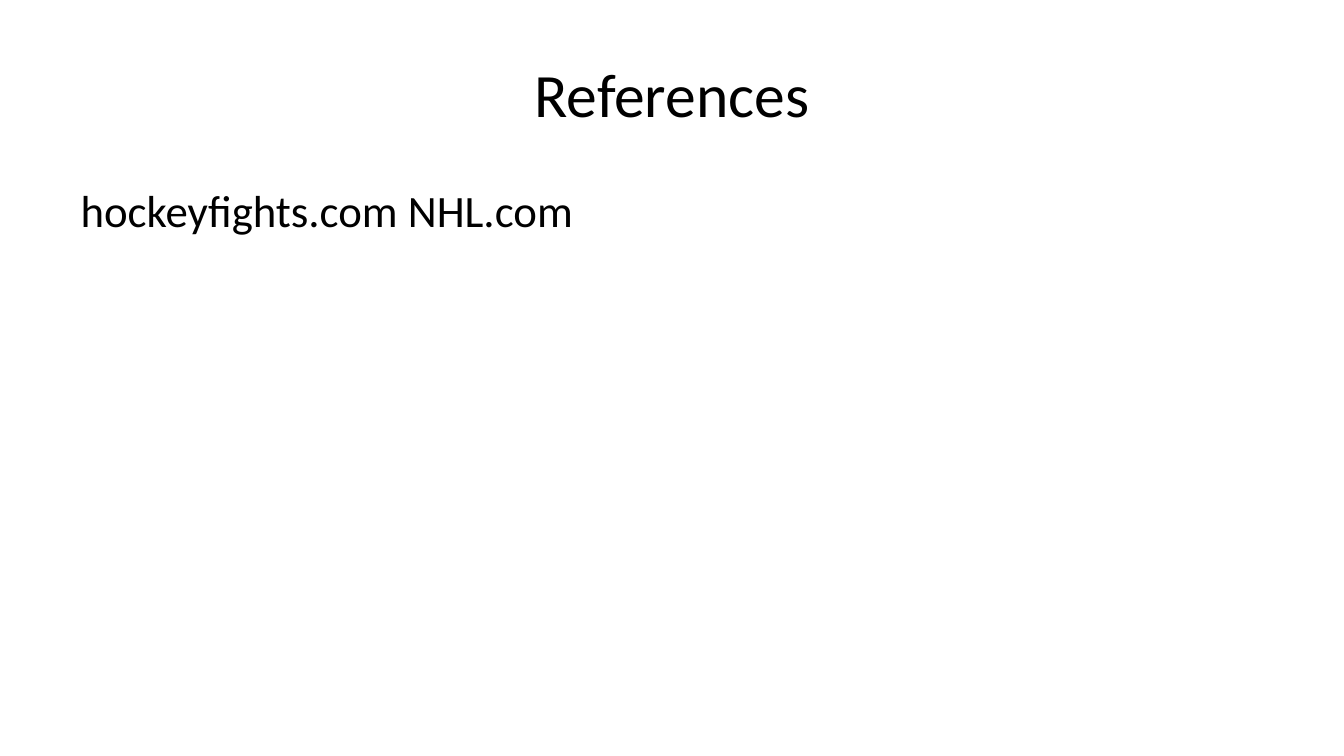
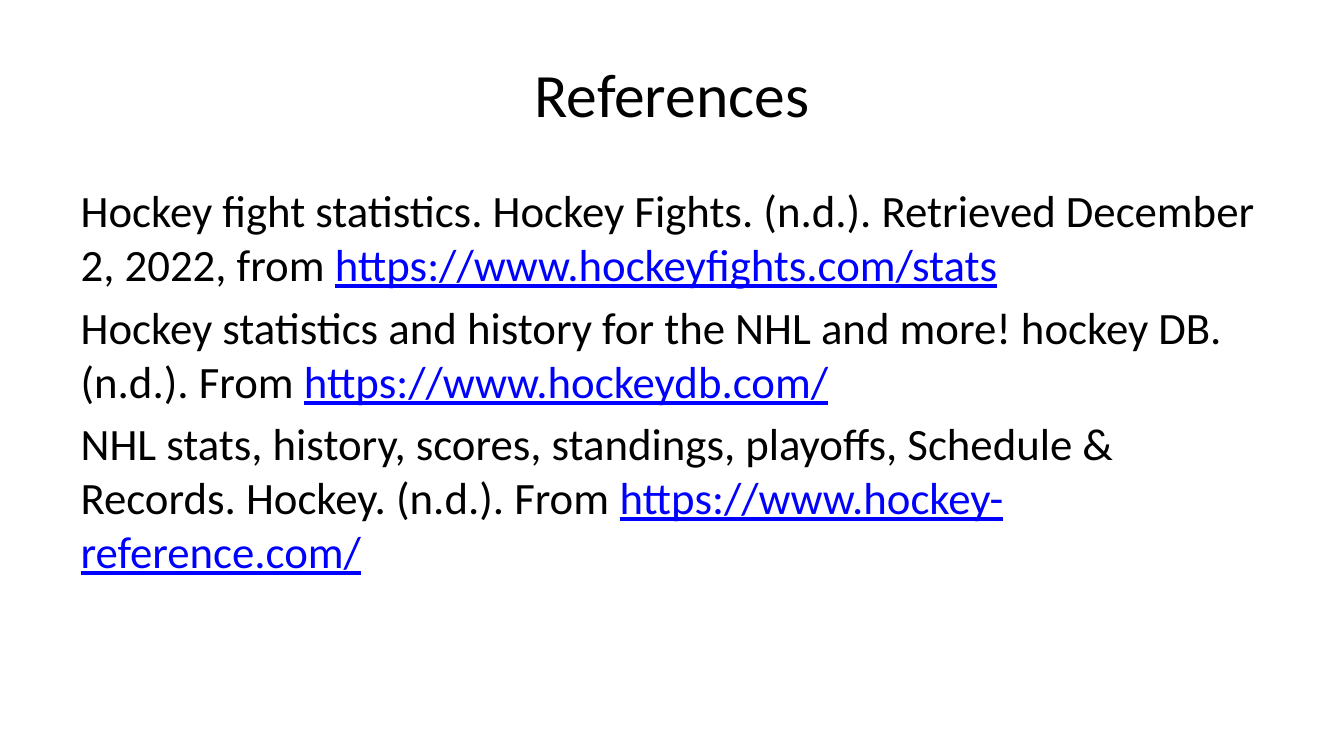
Before and after one commit to jason-nero/project-1, a slide deck: slide 13 of TermProject_Presentationv3.pptx (slide 12 before the commit). Drawn at 1344x756 pixels with LibreOffice and Linux fonts; fonts in the diff are those of the drawing. Boxes give left, top, right and bottom in pixels: in the first picture for what was removed or moved away, otherwise in the second. Text is boxed around its words. In the diff, an @@ line names an element or a change of style, - is before the commit and + after.

```diff
--- a/TermProject_Presentationv3.pptx
+++ b/TermProject_Presentationv3.pptx
@@ text at [81, 194, 1254, 575]: text changed @@
-hockeyfights.com NHL.com
+Hockey fight statistics. Hockey Fights. (n.d.). Retrieved December 2, 2022, from https://www.hockeyfights.com/stats
+Hockey statistics and history for the NHL and more! hockey DB. (n.d.). From https://www.hockeydb.com/
+NHL stats, history, scores, standings, playoffs, Schedule & Records. Hockey. (n.d.). From https://www.hockey-reference.com/
```
Also in this commit, not shown: 2 other slides changed, 3 slides added, 2 slides removed, 1 other file.
